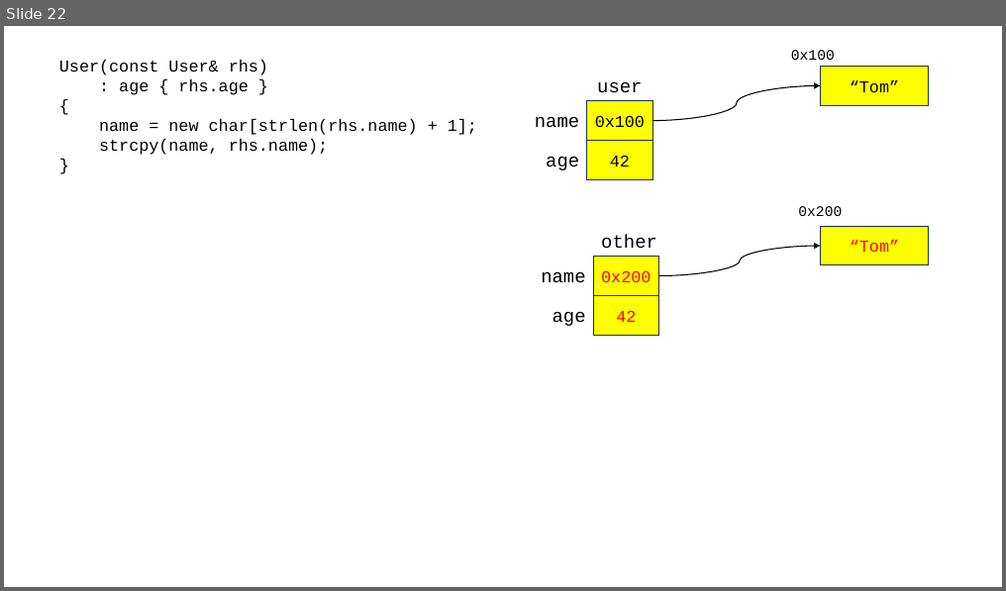
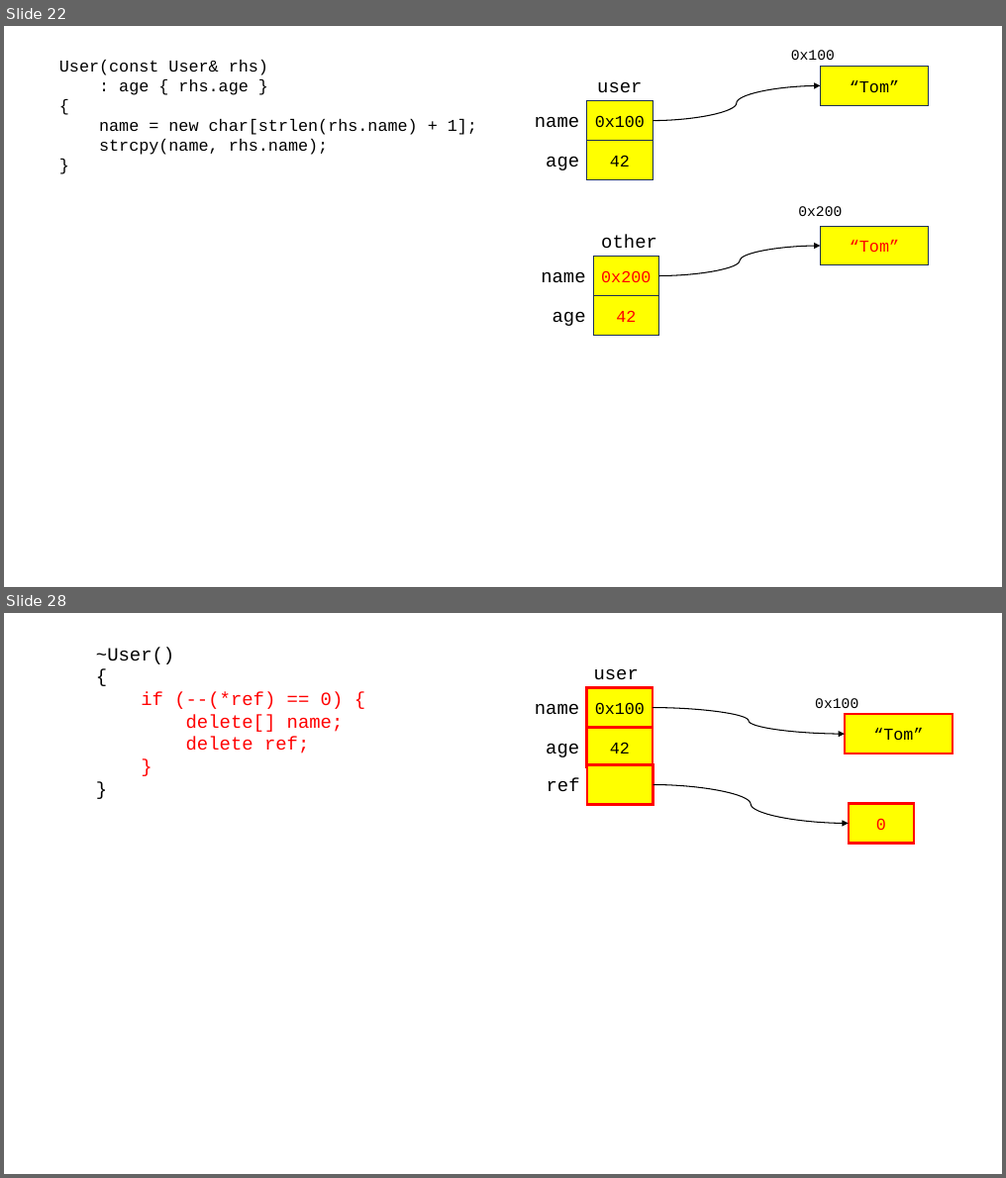
Before and after one commit to rlaxodnd98/SWIP77, a slide deck: cpp_230824.pptx. Shown one above the other, each under a label of ours: slide 22 before the commit, slides 22 and 28 after it; the slides between them are not shown. The pictures are 1006x591 and 1006x1178 pixels, drawn with LibreOffice and Linux fonts; fonts in the diff are those of the drawing. Boxes give left, top, right and bottom in pixels: in the first picture for what was removed or moved away, otherwise in the second. Text is boxed around its words. In the diff, an @@ line names an element or a change of style, - is before the commit and + after.

```diff
--- a/cpp_230824.pptx
+++ b/cpp_230824.pptx
@@ slide 28 added at [4, 613, 1002, 1174], background #FFFFFF @@
@@ text added at [96, 647, 344, 754], 18 pt, text #FF0000 @@
+~User()
+{
+if (--(*ref) == 0) {
+delete[] name;
+delete ref;
+}
+}
@@ text added at [594, 669, 639, 680], 18 pt, text #000000 @@
+user
@@ rectangle added at [587, 688, 653, 728], fill #FFFF00, outline #FF0000 2.25 pt, 16 pt, text #000000 @@
+0x100
@@ text added at [815, 698, 858, 708], 14 pt, text #000000 @@
+0x100
@@ text added at [535, 704, 579, 715], 18 pt, text #000000 @@
+name
@@ rectangle added at [587, 728, 653, 767], fill #FFFF00, outline #FF0000 2.25 pt, 16 pt, text #000000 @@
+42
@@ curved arrow added from (653, 707) to (845, 735), #000000 1 pt @@
@@ rectangle added at [845, 714, 952, 754], fill #FFFF00, outline #FF0000 2.25 pt, 16 pt, text #000000 @@
+“Tom”
@@ text added at [546, 744, 579, 758], 18 pt, text #000000 @@
+age
@@ text added at [547, 778, 580, 792], 18 pt, text #000000 @@
+ref
@@ rectangle added at [587, 765, 653, 805], fill #FFFF00, outline #FF0000 2.25 pt @@
@@ curved arrow added from (653, 785) to (848, 823), #000000 1 pt @@
@@ rectangle added at [848, 804, 915, 844], fill #FFFF00, outline #FF0000 2.25 pt, 16 pt, text #FF0000 @@
+0
```
Also in this commit, not shown: 5 other slides added, 1 other file.
